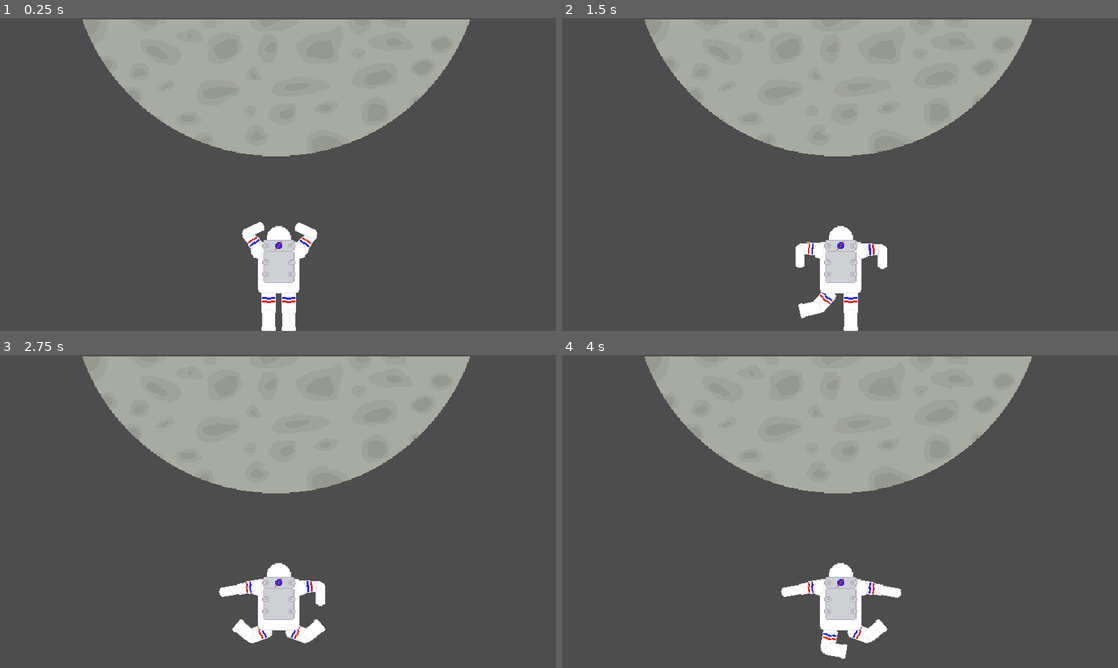
Above: before the commit, frames 1-4 (two rows, left to right).
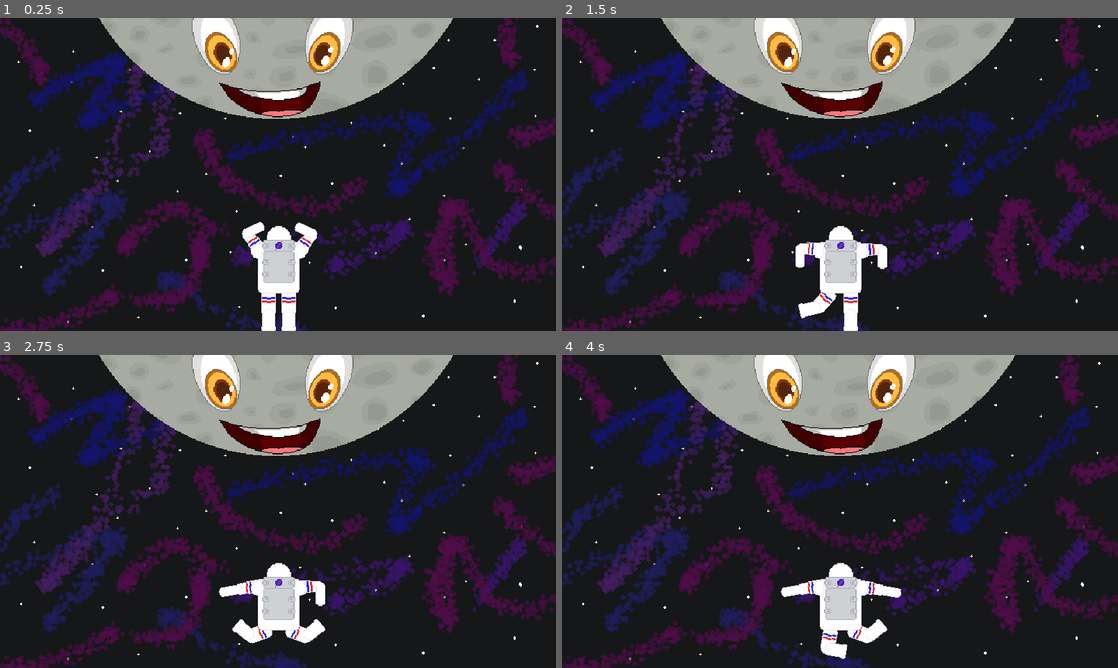
Above: after the commit, the same moments.

Repository: ADON15c/GGJ-2024
Game: Godot game, scene res://Scenes/Game/Game.tscn
Two runs of this game, one before a commit and one after it. Both use one fixed random seed, a clock stepped at 60 frames per second and the inputs below.
Inputs:
- Up to frame 1 (0.25 s): no input
- Up to frame 2 (1.5 s): tap Enter at 0.5 s; hold D 0.53-1.28 s; tap F at 0.6 s; tap Space at 1.25 s; tap J at 1.35 s
- Up to frame 3 (2.75 s): tap Enter at 2 s; hold D from 2.03 s (still down); tap K at 2.1 s
- Up to frame 4 (4 s): tap Space at 2.75 s; tap F at 2.85 s; tap Enter at 3.5 s; release D at 3.53 s; tap J at 3.6 s

The runs differ from the first frame. In frame 1, 87% of the frame differs, in the area x 0-100%, y 0-100%; in frame 2, 87%; in frame 3, 87%; in frame 4, 87%.

Commit message:
Updated moon

Diff:
--- a/Scenes/Game/Game.tscn
+++ b/Scenes/Game/Game.tscn
@@ -1,19 +1,67 @@
-[gd_scene load_steps=5 format=3 uid="uid://dak8hh4x7eg3h"]
+[gd_scene load_steps=11 format=3 uid="uid://dak8hh4x7eg3h"]
 
 [ext_resource type="Script" path="res://Scenes/Game/Game.gd" id="1_nhk6d"]
 [ext_resource type="PackedScene" uid="uid://bssrbj1155wrh" path="res://Scenes/QuickTimePlayer/QuickTimePlayer.tscn" id="1_s1w0o"]
+[ext_resource type="Texture2D" uid="uid://bff05m2r8vib5" path="res://Assets/Sprites/Background.png" id="2_5per3"]
 [ext_resource type="PackedScene" uid="uid://c6gfch3ytf4u5" path="res://Scenes/Astronaut/Astronaut.tscn" id="3_1lj40"]
 [ext_resource type="Texture2D" uid="uid://dre87dgyc3eto" path="res://Assets/Sprites/Moon.png" id="3_kugsw"]
 
+[sub_resource type="AtlasTexture" id="AtlasTexture_t2rij"]
+atlas = ExtResource("3_kugsw")
+region = Rect2(0, 0, 640, 360)
+
+[sub_resource type="AtlasTexture" id="AtlasTexture_hsaby"]
+atlas = ExtResource("3_kugsw")
+region = Rect2(640, 0, 640, 360)
+
+[sub_resource type="AtlasTexture" id="AtlasTexture_o0e1m"]
+atlas = ExtResource("3_kugsw")
+region = Rect2(1280, 0, 640, 360)
+
+[sub_resource type="AtlasTexture" id="AtlasTexture_lg2ur"]
+atlas = ExtResource("3_kugsw")
+region = Rect2(1920, 0, 640, 360)
+
+[sub_resource type="SpriteFrames" id="SpriteFrames_fdbia"]
+animations = [{
+"frames": [{
+"duration": 1.0,
+"texture": SubResource("AtlasTexture_t2rij")
+}, {
+"duration": 1.0,
+"texture": SubResource("AtlasTexture_hsaby")
+}, {
+"duration": 1.0,
+"texture": SubResource("AtlasTexture_o0e1m")
+}, {
+"duration": 1.0,
+"texture": SubResource("AtlasTexture_lg2ur")
+}],
+"loop": true,
+"name": &"default",
+"speed": 5.0
+}, {
+"frames": [],
+"loop": true,
+"name": &"new_animation",
+"speed": 5.0
+}]
+
 [node name="Game" type="Node2D"]
 script = ExtResource("1_nhk6d")
+
+[node name="Space" type="Sprite2D" parent="."]
+z_index = -100
+position = Vector2(320, 180)
+texture = ExtResource("2_5per3")
+
+[node name="Moon" type="AnimatedSprite2D" parent="."]
+position = Vector2(320, 180)
+sprite_frames = SubResource("SpriteFrames_fdbia")
 
 [node name="QuickTimePlayer" parent="." instance=ExtResource("1_s1w0o")]
 position = Vector2(320, 200)
 
 [node name="Astronaut" parent="." instance=ExtResource("3_1lj40")]
+z_index = 3
 position = Vector2(321, 301)
-
-[node name="Sprite2D" type="Sprite2D" parent="."]
-position = Vector2(318, 182)
-texture = ExtResource("3_kugsw")
Binary file added: Assets/Sprites/Background.aseprite
Binary file added: Assets/Sprites/Background.png
Not shown, added: Assets/Sprites/Background.png.import
Binary file changed: Assets/Sprites/Moon.png
